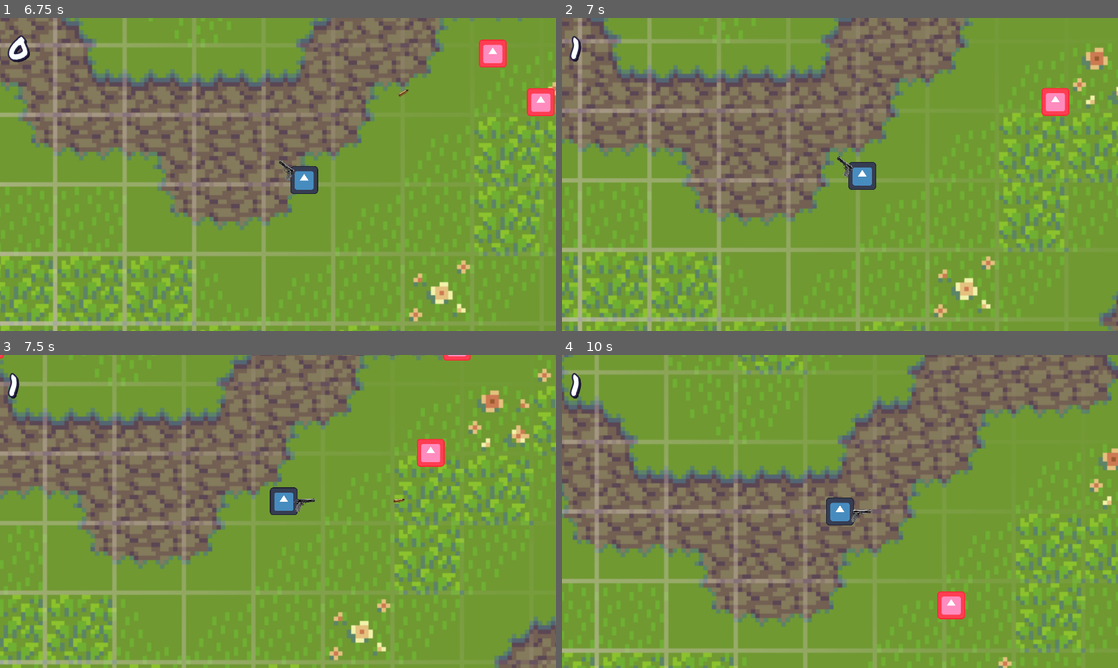
Above: before the commit, frames 1-4 (two rows, left to right).
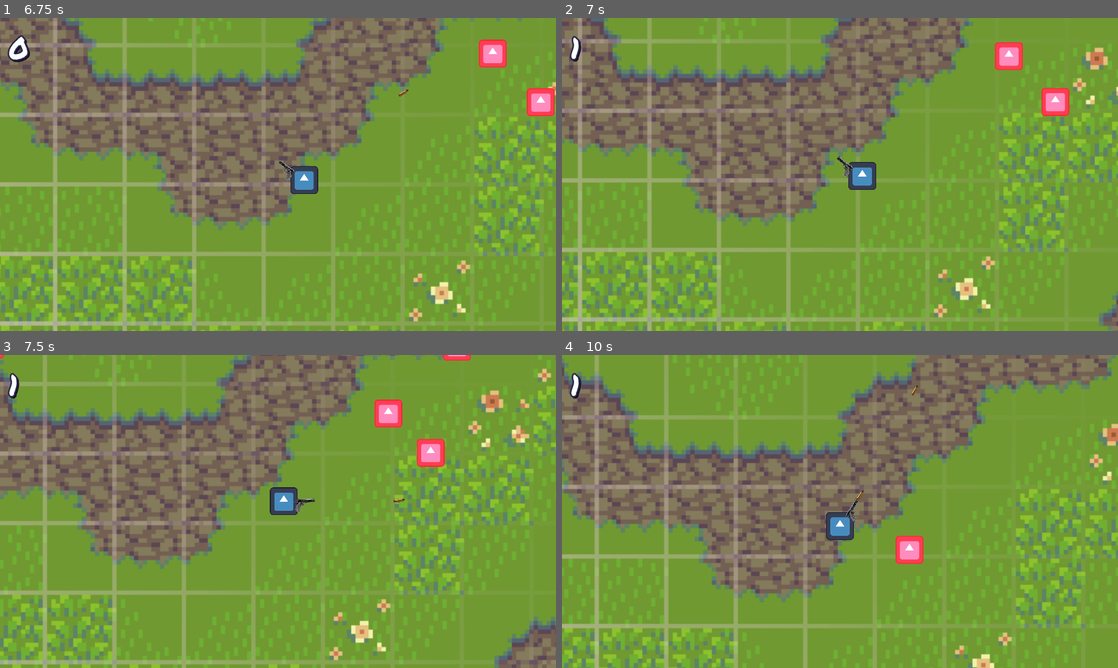
Above: after the commit, the same moments.

Repository: LaneMcMartin/NecromancerReloaded
Game: Godot game, scene res://Scenes/main_menu.tscn
The game is run twice, just before and just after one commit, with the same random seed, the same clock (stepped at 60 frames per second) and the same inputs. The engine's default icon, where the game draws it, is replaced by a stand-in: a white triangle on a blue panel in a dark square. Sound files missing from this copy of the repository are replaced by a short silence.
Inputs (mouse positions are in pixels of both pictures, inside the frame that each line leads up to):
- Up to frame 1 (6.75 s): click "Start" at 0.5 s; move the mouse to (400, 158) at 1.27 s; press the mouse at (400, 158) at 1.28 s; hold D (Right) 1.28-2.03 s; move the mouse to (166, 190) at 2.02 s; release the mouse at (166, 190) at 2.03 s; hold S (Down) 2.03-2.78 s; tap Space (Space) every 1.5 s from 2.1 to 6.6 s; move the mouse to (333, 105) at 2.77 s; press the mouse at (333, 105) at 2.78 s; hold D (Right) 2.78-3.53 s; move the mouse to (250, 237) at 3.52 s; release the mouse at (250, 237) at 3.53 s; hold W (Up) 3.53-4.28 s; move the mouse to (444, 221) at 4.27 s; press the mouse at (444, 221) at 4.28 s; hold A (Left) 4.28-5.78 s; move the mouse to (111, 127) at 5.02 s; release the mouse at (111, 127) at 5.03 s; move the mouse to (305, 174) at 5.77 s; press the mouse at (305, 174) at 5.78 s; hold S (Down) 5.78-6.53 s; move the mouse to (194, 96) at 6.52 s; release the mouse at (194, 96) at 6.53 s; hold D (Right) from 6.53 s (still down)
- Up to frame 2 (7 s): keep holding D (Right)
- Up to frame 3 (7.5 s): move the mouse to (400, 495) at 7.27 s; release D (Right) at 7.28 s; press the mouse at (400, 495) at 7.28 s; hold W (Up) from 7.28 s (still down)
- Up to frame 4 (10 s): move the mouse to (728, 527) at 8.02 s; release W (Up) at 8.03 s; release the mouse at (728, 527) at 8.03 s; hold D (Right) 8.03-8.75 s; tap Space (Space) at 8.1 s; click "Restart" at 8.75 s; move the mouse to (895, 442) at 9.52 s; press the mouse at (895, 442) at 9.53 s; hold S (Down) from 9.53 s (still down)

Frame 1 is identical in both runs. In frame 2, 0.4% of the frame differs, in the area x 77-83%, y 7-17%; in frame 3, 0.4%; in frame 4, 37%, in the area x 0-100%, y 0-100%.
Error before the commit: Invalid assignment of property or key 'paused' with value of type 'bool' on a base object of type 'null instance'. (res://Scenes/main_menu.gd:15)

Commit message:
Removed pauses and switched to Gamemanager-based control

Diff:
--- a/Scenes/enemy.gd
+++ b/Scenes/enemy.gd
@@ -16,14 +16,15 @@
 
 # Called every frame. 'delta' is the elapsed time since the previous frame.
 func _physics_process(delta):
-	match movement_type:
-		0: # Attract
-			var velocity = global_position.direction_to(player.global_position)
-			position += (velocity * speed * delta)
-		1: # Distanced
-			pass
-		2: # Erratic
-			pass
+	if Gamemanager.game_running:
+		match movement_type:
+			0: # Attract
+				var velocity = global_position.direction_to(player.global_position)
+				position += (velocity * speed * delta)
+			1: # Distanced
+				pass
+			2: # Erratic
+				pass
 
 func hit(damage_taken):
 	health -= damage_taken
@@ -31,7 +32,6 @@
 		#enemy_sound.play()
 		#await enemy_sound.finished
 		Gamemanager.current_score += 1
-		queue_free()
 
 func _on_body_entered(body):
 	queue_free()
--- a/Scenes/game_over.gd
+++ b/Scenes/game_over.gd
@@ -11,9 +11,8 @@
 	pass
 
 func _on_restart_button_down():
-	get_tree().change_scene_to_file("res://Scenes/world.tscn")
-	get_tree().paused = false
+	Gamemanager.game_start()
 
 func _on_menu_button_down():
 	get_tree().change_scene_to_file("res://Scenes/main_menu.tscn")
-	get_tree().paused = false
+	#get_tree().paused = false
--- a/Scenes/main_menu.gd
+++ b/Scenes/main_menu.gd
@@ -11,8 +11,7 @@
 	pass
 
 func _on_start_button_down():
-	get_tree().change_scene_to_file("res://Scenes/world.tscn")
-	get_tree().paused = false
+	Gamemanager.game_start()
 
 func _on_quit_button_down():
 	get_tree().quit()
--- a/Scenes/main_menu.tscn
+++ b/Scenes/main_menu.tscn
@@ -13,7 +13,6 @@
 script = ExtResource("1_tfpmm")
 
 [node name="VBoxContainer" type="VBoxContainer" parent="."]
-layout_mode = 1
 anchors_preset = 8
 anchor_left = 0.5
 anchor_top = 0.5
@@ -28,7 +27,6 @@
 theme = ExtResource("2_14gny")
 
 [node name="Title" type="Label" parent="VBoxContainer"]
-layout_mode = 2
 offset_right = 663.0
 offset_bottom = 292.0
 text = "Necromancer:
@@ -36,14 +34,12 @@
 horizontal_alignment = 1
 
 [node name="StartButton" type="Button" parent="VBoxContainer"]
-layout_mode = 2
 offset_top = 296.0
 offset_right = 663.0
 offset_bottom = 447.0
 text = "Start"
 
 [node name="QuitButton" type="Button" parent="VBoxContainer"]
-layout_mode = 2
 offset_top = 451.0
 offset_right = 663.0
 offset_bottom = 602.0
--- a/Scenes/world.gd
+++ b/Scenes/world.gd
@@ -12,7 +12,8 @@
 	pass
 
 func _on_mobspawner_timeout():
-	var spawnpoint = Vector2(randi_range(-2000,2000), randi_range(-1250,1250))
-	var new_enemy = enemy.instantiate()
-	new_enemy.position = spawnpoint
-	add_child(new_enemy)
+	if Gamemanager.game_running:
+		var spawnpoint = Vector2(randi_range(-2000,2000), randi_range(-1250,1250))
+		var new_enemy = enemy.instantiate()
+		new_enemy.position = spawnpoint
+		add_child(new_enemy)
--- a/Scripts/gamemanager.gd
+++ b/Scripts/gamemanager.gd
@@ -14,7 +14,12 @@
 
 func game_over():
 	game_running = false
-	get_tree().paused = true
+	#get_tree().paused = true
 	var game_over_overlay = preload("res://Scenes/game_over.tscn")
 	var new_game_over_overlay = game_over_overlay.instantiate()
 	get_tree().get_root().get_node("World/UILayer").add_child(new_game_over_overlay)
+
+func game_start():
+	game_running = true
+	#get_tree().paused = false
+	get_tree().change_scene_to_file("res://Scenes/world.tscn")
--- a/Scripts/player.gd
+++ b/Scripts/player.gd
@@ -13,6 +13,7 @@
 var dash_available = true
 var dash_active = false
 var is_invincible = false
+var is_dead = false
 var aim_vector
 var mouse_position
 var health = 3
@@ -22,11 +23,10 @@
 	dash_active_timer.timeout.connect(_on_dash_active_timer_timeout)
 	$InvincibleTimer.timeout.connect(_on_invincible_timer_timeout)
 
-
-func _process(delta):
-	pass
-
 func _physics_process(delta):
+	# Check aliveness
+	if is_dead:
+		return
 
 	# Handle mouselook and aim vector
 	mouse_position = get_global_mouse_position()
@@ -62,7 +62,7 @@
 		health -= damage_taken
 		# Check death
 		if health <= 0:
-			Gamemanager.game_over()
+			death()
 		# Trigger invincibility and blinking
 		$InvincibleTimer.start()
 		$AnimationPlayer.play("Flash")
@@ -78,3 +78,7 @@
 func _on_invincible_timer_timeout():
 	is_invincible = false
 	$AnimationPlayer.play("NoFlash")
+
+func death():
+	Gamemanager.game_over()
+	is_dead = true
